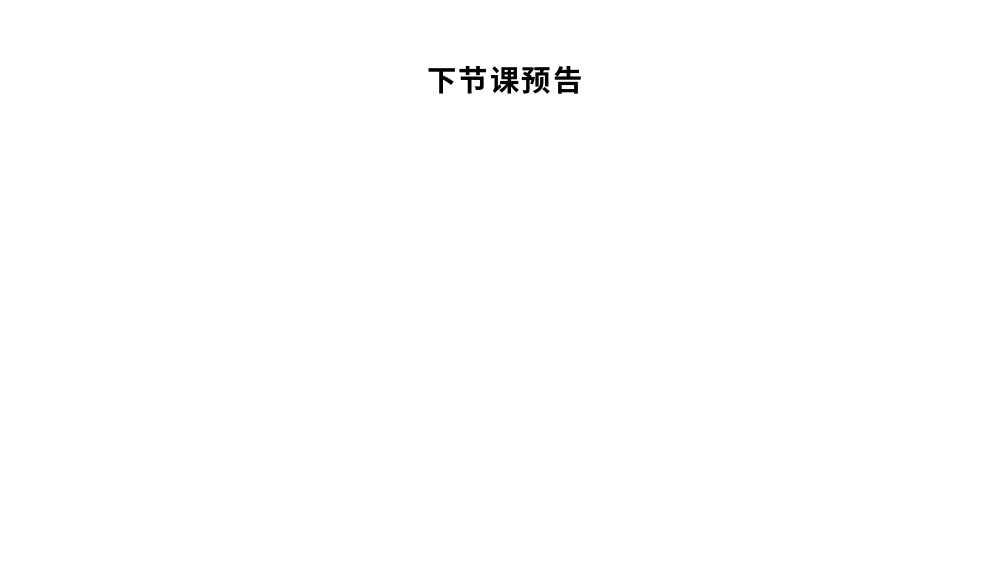
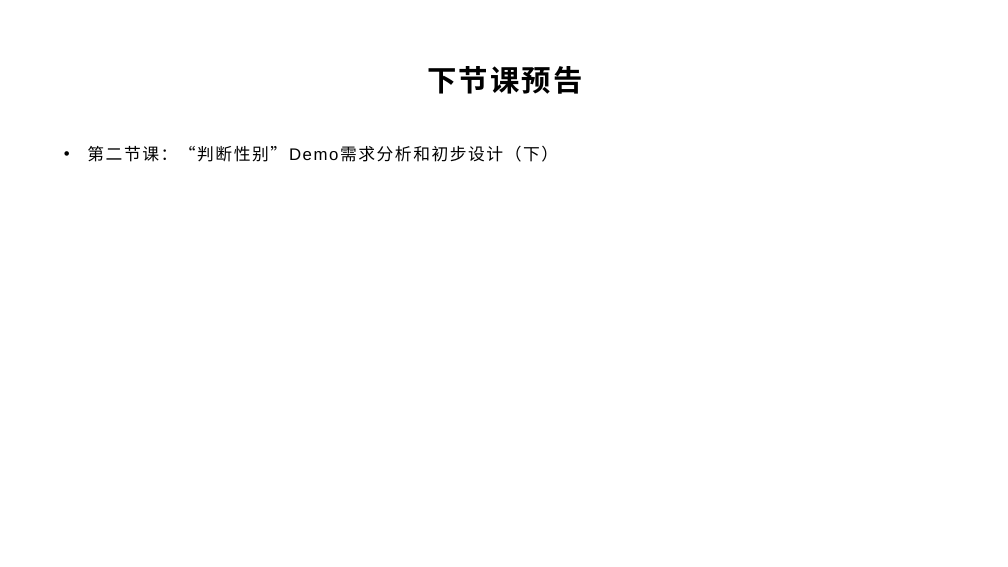
Before and after one commit to yyc-git/DeepLearningEdu, a slide deck: slide 14 of lessons/2_gender_analyze/ppt/“判断性别”Demo需求分析和初步设计（中）.pptx. Drawn at 1008x567 pixels with LibreOffice and Linux fonts; fonts in the diff are those of the drawing; background and template pictures are left out. Boxes give left, top, right and bottom in pixels: in the first picture for what was removed or moved away, otherwise in the second. Text is boxed around its words. In the diff, an @@ line names an element or a change of style, - is before the commit and + after.

```diff
--- a/lessons/2_gender_analyze/ppt/“判断性别”Demo需求分析和初步设计（中）.pptx
+++ b/lessons/2_gender_analyze/ppt/“判断性别”Demo需求分析和初步设计（中）.pptx
@@ text added at [87,146,558,162], 16 pt, text #000000 @@
+• 第二节课：“判断性别”Demo需求分析和初步设计（下）
```
Also in this commit, not shown: 1 other file.
